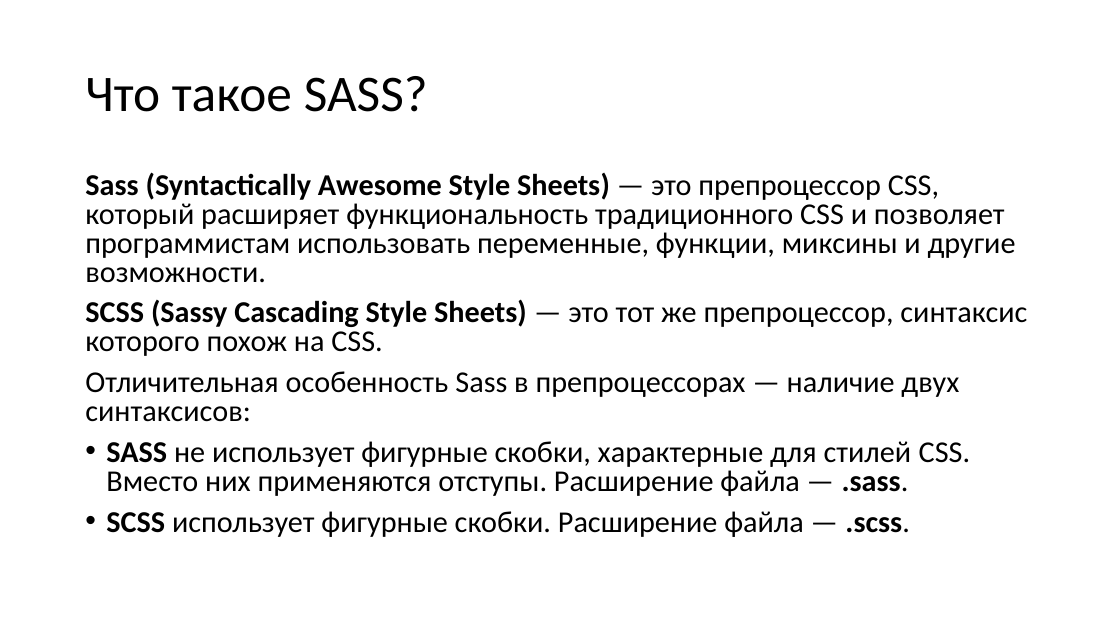
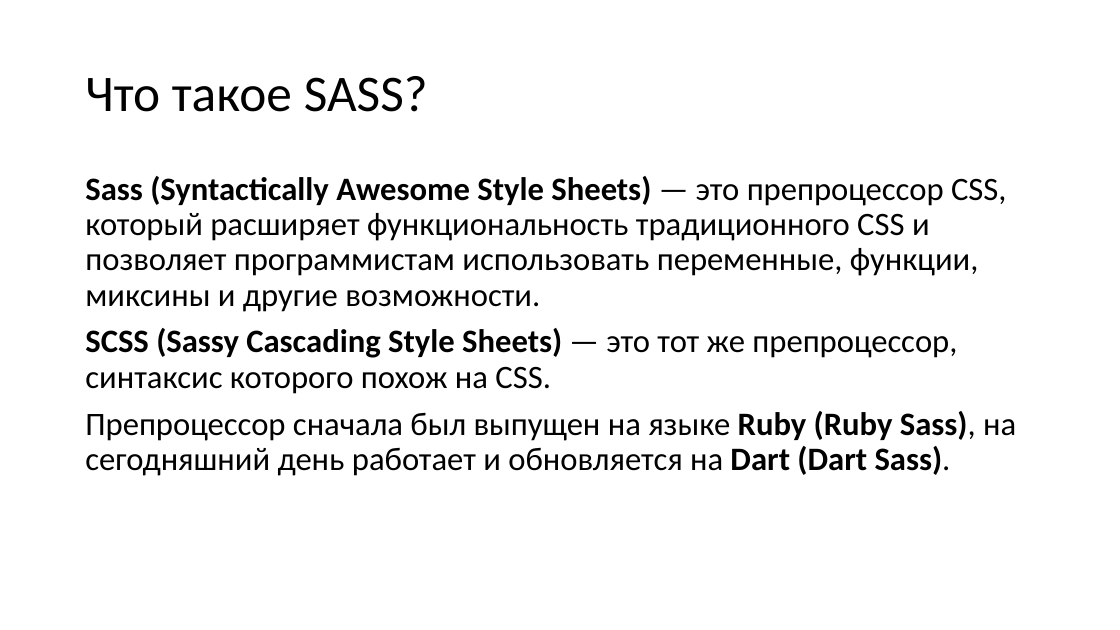
Before and after one commit to TalantRys/scss-study, a slide deck: slide 3 of sass.pptx. Drawn at 1120x630 pixels with LibreOffice and Linux fonts; fonts in the diff are those of the drawing. Boxes give left, top, right and bottom in pixels: in the first picture for what was removed or moved away, otherwise in the second. Text is boxed around its words. In the diff, an @@ line names an element or a change of style, - is before the commit and + after.

```diff
--- a/sass.pptx
+++ b/sass.pptx
@@ text at <box>85,176,1007,394</box>: size 25.9 to 28 pt in "Sass (Syntactically Awesome Style Sheets) — это ...", "SCSS (Sassy Cascading Style Sheets) — это ..."; line spacing 0.8 to 0.9 @@
@@ text at <box>85,411,1016,476</box>: text changed; size 25.9 to 28 pt @@
-Отличительная особенность Sass в препроцессорах — наличие двух синтаксисов:
-• SASS не использует фигурные скобки, характерные для стилей CSS. Вместо них применяются отступы. Расширение файла — .sass.
-• SCSS использует фигурные скобки. Расширение файла — .scss.
+Препроцессор сначала был выпущен на языке Ruby (Ruby Sass), на сегодняшний день работает и обновляется на Dart (Dart Sass).
```
Also in this commit, not shown: 5 other slides changed, 4 slides added, 1 slide removed.
